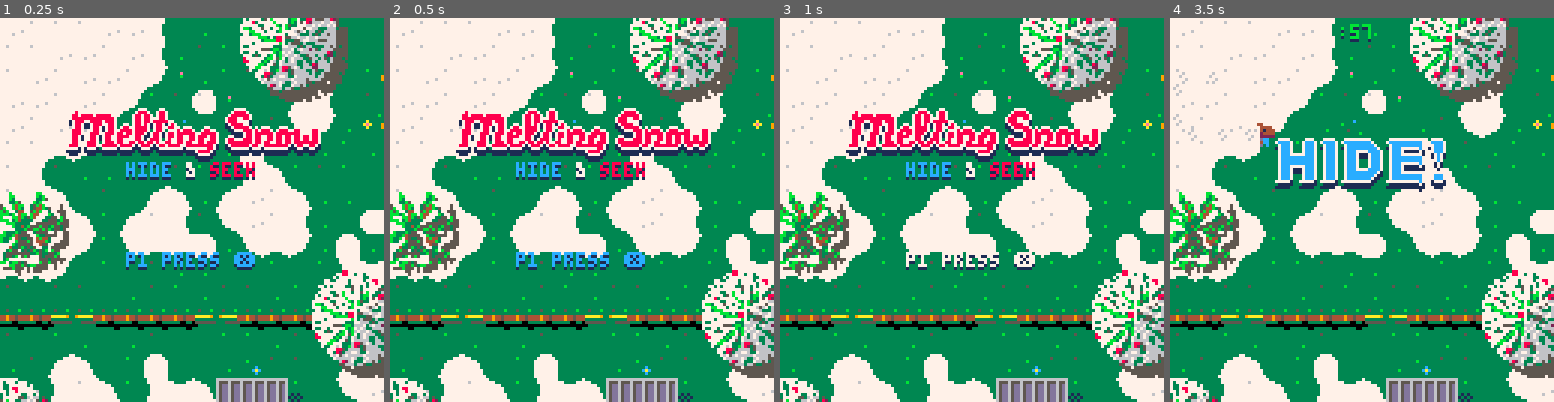
Above: before the commit, frames 1-4 (left to right).
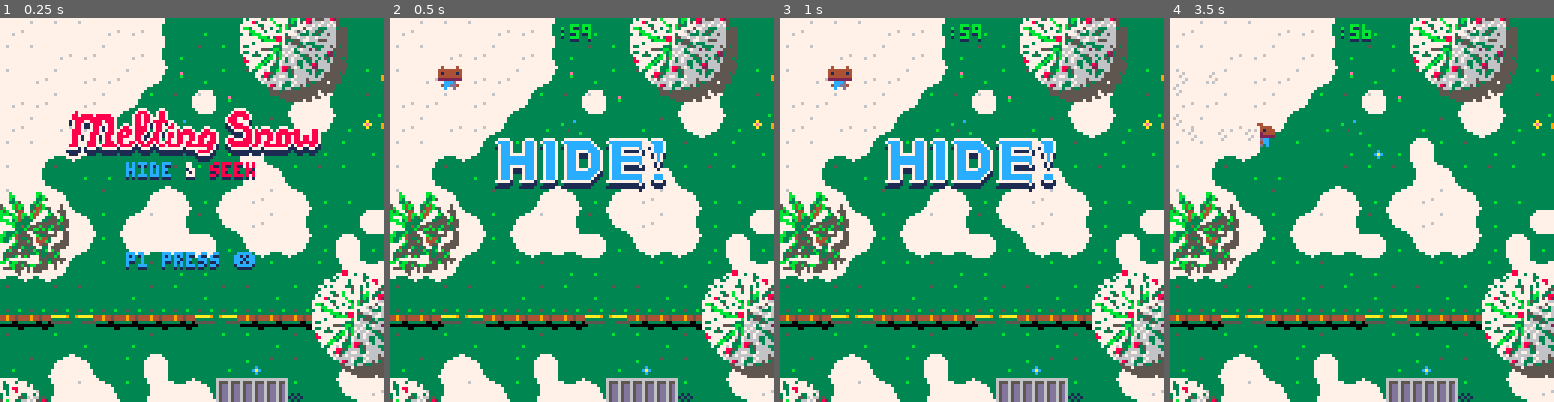
Above: after the commit, the same moments.

Repository: ElectricToy/pico-8
Game: PICO-8 cartridge snow.p8
Two runs of this game, one before a commit and one after it. Both use one fixed random seed, a clock stepped at 60 frames per second and the inputs below.
Inputs:
- Up to frame 1 (0.25 s): no input
- Up to frame 2 (0.5 s): tap O (Z key) at 0.33 s
- Up to frame 3 (1 s): tap O (Z key) at 0.7 s
- Up to frame 4 (3.5 s): tap X (X key) at 1.07, 2.07, 2.4, 2.73, 3.07, 3.4 s; tap O (Z key) at 1.43, 2.22, 3.1 s; hold Left 1.97-2.37 s; hold Down 2.42-2.82 s; hold Right from 2.87 s (still down)

Frame 1 is identical in both runs. In frame 2, 9.3% of the frame differs, in the area x 12-84%, y 1-66%; in frame 3, 9.2%; in frame 4, 4.4%.

Commit message:
Z then X to search.

Diff:
--- a/snow.p8
+++ b/snow.p8
@@ -813,9 +813,9 @@
 
 	for i = 1, 3 do
 		local y = ( 21 + i ) * 8
-		local baseX = 39 * 8 - ( i - 1 ) * 16 / 2
+		local basex = 39 * 8 - ( i - 1 ) * 16 / 2
 		for b = 1, i do
-			local x = baseX + b * 16
+			local x = basex + b * 16
 			barrel:new( x, y )
 		end
 	end
@@ -1180,7 +1180,7 @@
 	-- update button presses for searching.
 
 	seeking_completion = clamp( seeking_completion - 0.001, 0, 1 )
-	if actionbuttonjustdown() then
+	if searchbuttonjustdown() then
 		sfx( 7 )
 		seeking_completion = clamp( seeking_completion + 0.05, 0, 1 )
 	end
@@ -1232,12 +1232,13 @@
 
 function drawseekersearching()
 	if seeker_searching then
-		printshadowed( "press   to search", 30, 50, 8 )
-		printshadowed( "      ❎", 28, 50 + ( flicker( 4 ) and 0 or 2 ) , 8 )
+		printshadowed( "press z then x to search", 18, 50, 8 )
+		printshadowed( "      🅾️" , 16, 57 + ( flicker( 4 ) and 0 or 2 ) , 8 )
+		printshadowed( "             ❎", 16, 57 + ( flicker( 4 ) and 2 or 0 ) , 8 )
 		local left = 30
 		local right = 98
-		rectfill( left, 60, left + ( right - left ) * seeking_completion, 66, 8 )
-		rect    ( left, 60, right, 66, 14 )
+		rectfill( left, 67, left + ( right - left ) * seeking_completion, 76, 8 )
+		rect    ( left, 67, right, 76, 14 )
 	end
 end
 
@@ -1268,15 +1269,37 @@
 gamestates = {}
 stateticks = 0
 
-action_button_was_down = false
-action_button_down = false
+buttons_down = {
+	z = false,
+	x = false
+}
+buttons_down_last = {
+	z = false,
+	x = false
+}
+expected_action_button_key = nil
 
 function actionbutton()
-	return action_button_down
-end
-
-function actionbuttonjustdown()
-	return action_button_down and not action_button_was_down
+	return buttons_down.z or buttons_down.x
+end
+
+function searchbuttonjustdown()
+	if expected_action_button_key == nil then
+		if buttons_down.z and not buttons_down_last.z then
+			expected_action_button_key = "z"
+		elseif buttons_down.x and not buttons_down_last.x then
+			expected_action_button_key = "x"
+		else
+			return false
+		end
+	end
+
+	if buttons_down[ expected_action_button_key ] and not buttons_down_last[ expected_action_button_key ] then
+		expected_action_button_key = expected_action_button_key == "z" and "x" or "z"
+		return true
+	else
+		return false
+	end
 end
 
 gamestates[ "initial" ] =
@@ -1433,6 +1456,8 @@
 
 		sfx( 5 )
 
+		expected_action_button_key = nil
+
 		local controller = playercontroller:new( seeker )
 	end,
 
@@ -1644,8 +1669,10 @@
 
 	totalupdates += 1
 
-	action_button_was_down = action_button_down
-	action_button_down = btn( 5, 0 )
+	buttons_down_last.z = buttons_down.z
+	buttons_down_last.x = buttons_down.x
+	buttons_down.z = btn( 4, 0 )
+	buttons_down.x = btn( 5, 0 )
 
 	if currentgamestate then
 		stateticks += 1
